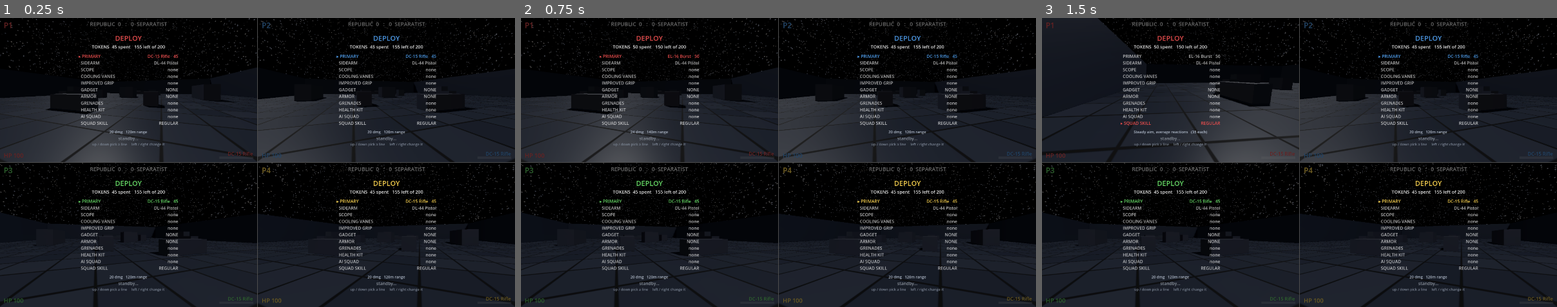
Above: before the commit, frames 1-3 (left to right).
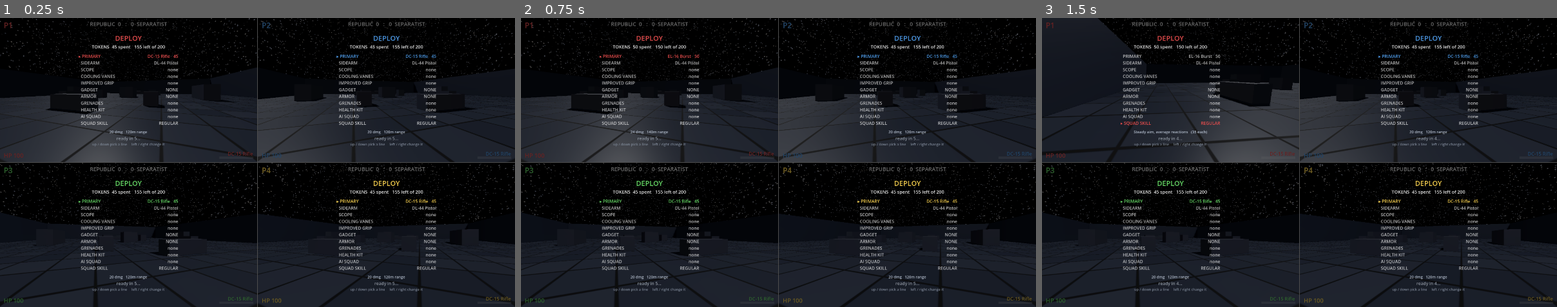
Above: after the commit, the same moments.

Repository: jstucor/quadsquad
Game: Godot game, scene res://scenes/main.tscn
Same seed, same stepped clock (60 frames per second), same inputs: the game is played once before the commit and once after it. This scene is started directly instead of the project's main scene.
Inputs (mouse positions are in pixels of both pictures, inside the frame that each line leads up to):
- Up to frame 1 (0.25 s): no input
- Up to frame 2 (0.75 s): tap Enter at 0.5 s; move the mouse to (891, 148) at 0.52 s; hold D (kb_right) from 0.53 s (still down); hold Right mouse button (kb_ads) from 0.53 s (still down); click (891, 148) at 0.67 s
- Up to frame 3 (1.5 s): tap Space (kb_jump) at 0.77, 1.25 s; move the mouse to (1273, 162) at 1.27 s; release D (kb_right) at 1.28 s; release Right mouse button (kb_ads) at 1.28 s; hold W (kb_forward) from 1.28 s (still down); tap Ctrl (kb_crouch) at 1.35 s

The runs differ from the first frame. In frame 1, 0.1% of the frame differs, in the area x 22-78%, y 40-93%; in frame 2, 0.1%; in frame 3, 0.1%.

Commit message:
Hold the match until everyone has deployed, then count it in
Reported as "entering as one player, the match appears to not be starting". A
single player does deploy correctly — verified end to end — but the buy screen
sat on a silent "standby..." for the whole five-second deploy lock, which reads
exactly like a match that has failed to start. The lock now counts itself down
("ready in 3...") so the wait is visibly a wait.

On top of that, the match itself now waits for the table. GameState.match_live
is false from map load until every human has bought a loadout and deployed; the
last one in starts a GET READY countdown, and only when it finishes does the
match go live. Players, bots and turrets all check the same flag, so nobody
gets a free opening second while someone else is still shopping.

A mid-match respawn does not restart it, and the countdown fires once per match.

Co-Authored-By: Claude Opus 4.8 <noreply@anthropic.com>

Diff:
--- a/godot/scripts/bot.gd
+++ b/godot/scripts/bot.gd
@@ -143,6 +143,9 @@
 
 func _physics_process(delta: float) -> void:
 	if _dead:
+		return
+	if not GameState.match_live:
+		weapon.update_fire(false, false)  # hold until the match is called on
 		return
 	_retarget_in -= delta
 	_memory_left = maxf(_memory_left - delta, 0.0)
--- a/godot/scripts/game_state.gd
+++ b/godot/scripts/game_state.gd
@@ -6,6 +6,11 @@
 
 signal score_changed(team: int, score: int)
 signal match_won(team: int)
+## The match proper hasn't begun until everyone has picked a loadout and the
+## start countdown has run. `match_countdown` ticks whole seconds (0 = FIGHT),
+## and nobody can move or shoot until `match_live` is true.
+signal match_countdown(seconds: int)
+signal match_began()
 
 enum Team { REPUBLIC, CIS }
 
@@ -49,6 +54,11 @@
 ## the viewport layout. `team_size` is the headcount PER TEAM: humans fill the
 ## slots first and AI makes up the difference, so 2 humans at a team size of 3
 ## is a 3v3 with four bots in it. `ai_skill` indexes Loadout.SQUAD_SKILLS.
+## False from map load until the start countdown finishes. Everything that can
+## act checks it, so the opening seconds are a real hold rather than a free hit
+## for whoever loads fastest.
+var match_live := false
+
 var human_players := 4
 var team_size := 2
 var ai_skill := 1
@@ -95,6 +105,7 @@
 func reset_match() -> void:
 	scores = {Team.REPUBLIC: 0, Team.CIS: 0}
 	match_over = false
+	match_live = false
 	_spawns.clear()
 	combatants.clear()
 
--- a/godot/scripts/main.gd
+++ b/godot/scripts/main.gd
@@ -10,6 +10,7 @@
 const BOT_SCENE := preload("res://scenes/actors/bot.tscn")
 const MENU_SCENE := "res://scenes/menu.tscn"
 const AI_RESPAWN_DELAY := 4.0  # team AI come back, unlike a player's bought squad
+const MATCH_START_COUNTDOWN := 3  # seconds of GET READY once everyone has deployed
 const PLAYER_COLORS: Array[Color] = [
 	Color(0.9, 0.3, 0.3),
 	Color(0.3, 0.6, 0.9),
@@ -35,6 +36,9 @@
 # rotation. Player/weapon signals are exempt: they die with the same scene.
 var _score_labels: Array[Label] = []
 var _victory_banners: Array[Label] = []
+var _countdown_labels: Array[Label] = []
+var _deployed := {}          # players who have finished their loadout at least once
+var _countdown_running := false
 
 
 func _ready() -> void:
@@ -75,13 +79,38 @@
 		player.model.set_team_color(GameState.TEAM_COLORS[player.team])
 
 		viewport.add_child(_build_hud(player))
+		# The match waits for everyone's first deploy, so watch for it.
+		player.respawned.connect(_on_player_deployed.bind(player))
 		player.begin_deploy()  # after the HUD exists, so it sees the select screen
 
 	_fill_teams_with_ai()
+	GameState.match_countdown.connect(_show_countdown)
 	GameState.score_changed.connect(_refresh_scores)
 	GameState.match_won.connect(_show_victory)
 	GameState.match_won.connect(_on_match_won)
 	_refresh_scores()
+
+
+## Nobody fights until every human has bought a loadout and deployed. The last
+## one in starts a short countdown, and only then does GameState.match_live go
+## true — which is what unfreezes players, bots and turrets alike.
+func _on_player_deployed(player: Player) -> void:
+	if GameState.match_live or _countdown_running:
+		return
+	_deployed[player] = true
+	if _deployed.size() < GameState.human_players:
+		return
+	_countdown_running = true
+	_tick_countdown(MATCH_START_COUNTDOWN)
+
+
+func _tick_countdown(seconds: int) -> void:
+	GameState.match_countdown.emit(seconds)
+	if seconds <= 0:
+		GameState.match_live = true
+		GameState.match_began.emit()
+		return
+	get_tree().create_timer(1.0).timeout.connect(_tick_countdown.bind(seconds - 1))
 
 
 ## How many earlier players share this player's team (its spawn index).
@@ -152,6 +181,7 @@
 	_add_gear_readout(hud, player, color)
 	hud.add_child(_build_buy_screen(player, color))
 	_add_victory_banner(hud)
+	_add_countdown(hud)
 	return hud
 
 
@@ -262,6 +292,31 @@
 	player.weapon.heat_changed.connect(func(heat: float, over: bool) -> void:
 		heat_fill.anchor_right = heat
 		heat_fill.color = HEAT_OVER_COLOR if over else HEAT_COOL_COLOR)
+
+
+## The GET READY / FIGHT call at the start of a match. Like the scoreboard, it
+## is fed by ONE connection to the autoload rather than a lambda per viewport.
+func _add_countdown(hud: Control) -> void:
+	var label := _full_rect_label("", 44, Color(1, 0.93, 0.6))
+	label.vertical_alignment = VERTICAL_ALIGNMENT_CENTER
+	label.offset_top = -60.0
+	label.visible = false
+	hud.add_child(label)
+	_countdown_labels.append(label)
+
+
+func _show_countdown(seconds: int) -> void:
+	for label in _countdown_labels:
+		label.visible = true
+		label.text = "GET READY   %d" % seconds if seconds > 0 else "FIGHT!"
+	if seconds <= 0:
+		# Let FIGHT! sit for a beat, then clear it.
+		get_tree().create_timer(0.9).timeout.connect(_hide_countdown)
+
+
+func _hide_countdown() -> void:
+	for label in _countdown_labels:
+		label.visible = false
 
 
 ## Hidden until a team wins, then shown in every viewport by _show_victory.
@@ -408,8 +463,10 @@
 		rows[i].add_theme_color_override("font_color", tint)
 		values[i].add_theme_color_override("font_color", tint)
 	blurb.text = build.row_blurb(player.buy_row)
+	# Count the lock down out loud: a silent "standby" for five seconds reads
+	# exactly like a match that has failed to start.
 	prompt.text = "%s  to deploy" % player.deploy_button_name() \
-		if player.deploy_armed() else "standby..."
+		if player.deploy_armed() else "ready in %d..." % ceili(player.deploy_wait())
 	prompt.add_theme_color_override("font_color",
 		Color(0.85, 0.95, 0.8) if player.deploy_armed() else Color(0.55, 0.58, 0.62))
 
--- a/godot/scripts/player.gd
+++ b/godot/scripts/player.gd
@@ -212,6 +212,11 @@
 
 ## True once the buy screen's minimum wait has elapsed and the deploy button
 ## will actually do something.
+## Seconds left on the buy screen's deploy lock, 0 once the button is live.
+func deploy_wait() -> float:
+	return maxf(_deploy_wait, 0.0)
+
+
 ## Seconds until the wrist cable is usable again, 0 when it's ready.
 func cable_cooldown() -> float:
 	return _cable_cd
@@ -400,10 +405,13 @@
 
 func _process_dead(delta: float) -> void:
 	if not _deploy_armed:
+		var whole_before := ceili(_deploy_wait)
 		_deploy_wait -= delta
 		if _deploy_wait <= 0.0:
 			_deploy_armed = true
 			deploy_ready.emit()
+		elif ceili(_deploy_wait) != whole_before:
+			buy_changed.emit(buy_row)  # so the "ready in N" line actually counts
 	_update_buy_input()
 
 
@@ -460,6 +468,16 @@
 func _physics_process(delta: float) -> void:
 	if _dead:
 		_process_dead(delta)
+		return
+	# Deployed, but the match hasn't been called on yet: stand still and hold
+	# fire until the start countdown finishes.
+	if not GameState.match_live:
+		velocity.x = 0.0
+		velocity.z = 0.0
+		if not is_on_floor():
+			velocity.y -= _gravity * delta
+		move_and_slide()
+		_update_anim(Vector2.ZERO, false)
 		return
 	_update_gear()
 	_update_aim(delta)
--- a/godot/scripts/turret.gd
+++ b/godot/scripts/turret.gd
@@ -71,6 +71,9 @@
 func _physics_process(delta: float) -> void:
 	if _dead:
 		return
+	if not GameState.match_live:
+		weapon.update_fire(false, false)
+		return
 	_retarget_in -= delta
 	if _retarget_in <= 0.0:
 		_retarget_in = RETARGET_INTERVAL
Not shown, changed: CLAUDE.md
Not shown, changed: README.md
